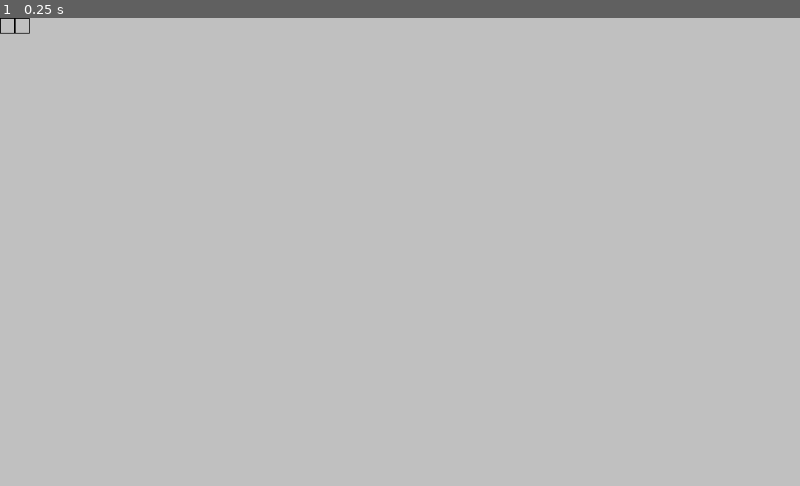
Above: before the commit, frame 1.
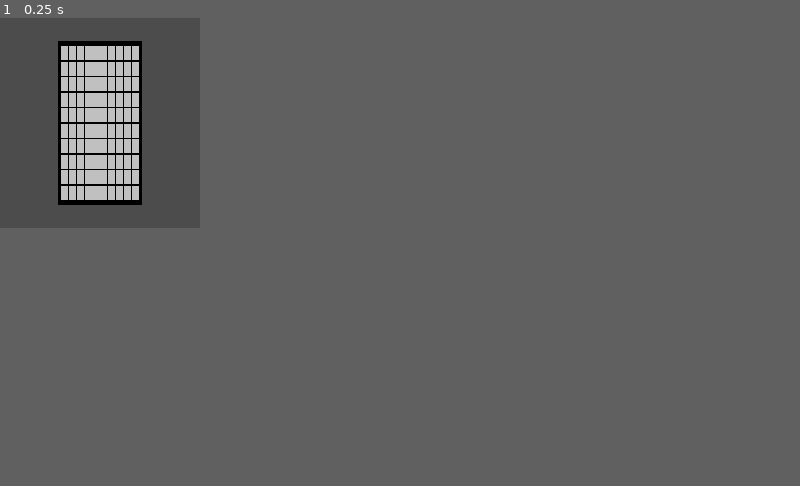
Above: after the commit, the same moment.

Repository: vitalya-dev/Sapeur
Game: Godot game, scene res://Main.tscn
Two runs of this game, one before a commit and one after it. Both use one fixed random seed, a clock stepped at 60 frames per second and the inputs below. Before the commit the project has no main scene; this scene is started directly in both runs.
Inputs:
- Up to frame 1 (0.25 s): no input
In our replay, the window is 800x468 before the commit and 200x210 after it. These sizes can differ from the game's own. Grey fills any space a smaller window leaves; there, only what the larger window draws over its background counts as a difference.

The runs differ from the first frame. In frame 1, 8.6% of the frame differs, in the area x 0-25%, y 0-45%.

Commit message:
Work.

Diff:
--- /dev/null
+++ b/Main.gd
@@ -0,0 +1,38 @@
+extends Control
+
+var SIZE = Vector2(10, 10)
+
+# Declare member variables here. Examples:
+# var a = 2
+# var b = "text"
+
+
+# Called when the node enters the scene tree for the first time.
+func _ready():
+	$Game.rect_size = Vector2(0, 0)
+	make_tiles()
+	adjust_window_size();
+	switch_full_screen();
+
+# Called every frame. 'delta' is the elapsed time since the previous frame.
+func _process(delta):
+	print($Game.rect_size);
+
+
+func make_tiles():
+	$Game/Field.set_columns(SIZE.x)
+	for y in range(SIZE.y):
+		for x in range(SIZE.x):
+			var tile = preload('res://Tile.tscn').instance()
+			tile.rect_position = Vector2(x,y);
+			$Game/Field.add_child(tile);
+
+
+func adjust_window_size():
+	yield(get_tree(), "idle_frame")
+	OS.set_window_size($Game.rect_size)
+
+
+func switch_full_screen():
+	yield(get_tree(), "idle_frame")
+	OS.window_fullscreen = true
--- a/Main.tscn
+++ b/Main.tscn
@@ -1,55 +1,49 @@
 [gd_scene load_steps=3 format=2]
 
-[ext_resource path="res://Tile.tscn" type="PackedScene" id=1]
+[ext_resource path="res://Main.gd" type="Script" id=1]
 
 [sub_resource type="StyleBoxFlat" id=1]
 bg_color = Color( 0.756863, 0.756863, 0.756863, 1 )
+border_width_left = 5
+border_width_top = 5
+border_width_right = 5
+border_width_bottom = 5
+border_color = Color( 0, 0, 0, 1 )
 
-[node name="Main" type="Control"]
+[node name="Main" type="CenterContainer"]
 anchor_right = 1.0
 anchor_bottom = 1.0
 size_flags_horizontal = 3
 size_flags_vertical = 3
+size_flags_stretch_ratio = 0.0
+script = ExtResource( 1 )
 __meta__ = {
 "_edit_use_anchors_": false
 }
 
-[node name="PanelContainer" type="PanelContainer" parent="."]
-anchor_right = 1.0
-anchor_bottom = 1.0
+[node name="Game" type="PanelContainer" parent="."]
+margin_right = 10.0
+margin_bottom = 10.0
+size_flags_horizontal = 3
+size_flags_vertical = 3
+size_flags_stretch_ratio = 0.0
 custom_styles/panel = SubResource( 1 )
 __meta__ = {
 "_edit_use_anchors_": false
 }
 
-[node name="GridContainer" type="GridContainer" parent="PanelContainer"]
-margin_right = 1024.0
-margin_bottom = 600.0
+[node name="Field" type="GridContainer" parent="Game"]
+margin_left = 5.0
+margin_top = 5.0
+margin_right = 5.0
+margin_bottom = 5.0
 grow_horizontal = 2
 grow_vertical = 2
+size_flags_horizontal = 3
+size_flags_vertical = 3
 custom_constants/vseparation = 0
 custom_constants/hseparation = 0
 columns = 10
 __meta__ = {
 "_edit_use_anchors_": false
 }
-
-[node name="Tile" parent="PanelContainer/GridContainer" instance=ExtResource( 1 )]
-anchor_left = 0.0
-anchor_top = 0.0
-anchor_right = 0.0
-anchor_bottom = 0.0
-margin_left = 0.0
-margin_top = 0.0
-margin_right = 19.0
-margin_bottom = 20.0
-
-[node name="Tile2" parent="PanelContainer/GridContainer" instance=ExtResource( 1 )]
-anchor_left = 0.0
-anchor_top = 0.0
-anchor_right = 0.0
-anchor_bottom = 0.0
-margin_left = 19.0
-margin_top = 0.0
-margin_right = 38.0
-margin_bottom = 20.0
--- a/project.godot
+++ b/project.godot
@@ -11,7 +11,15 @@
 [application]
 
 config/name="Sapeur"
+run/main_scene="res://Main.tscn"
 config/icon="res://icon.png"
+
+[display]
+
+window/size/width=960
+window/size/height=540
+window/stretch/mode="2d"
+window/stretch/shrink=2.0
 
 [gdnative]
 
